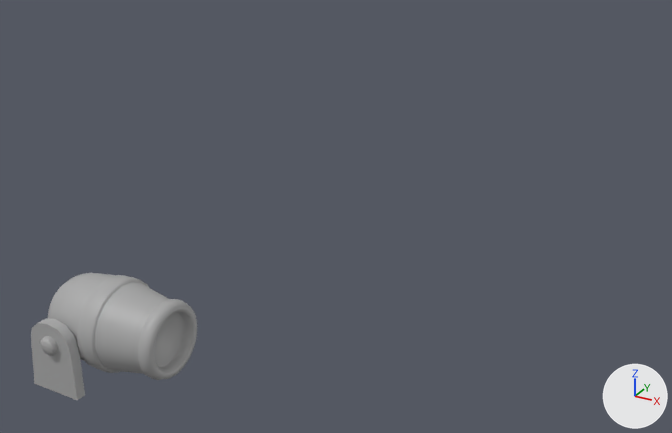
The FBX model Assets/Visuals/Animations/cannon animation.fbx: old version first, new version second.
One viewpoint serves both versions: a 50 mm camera at (7.21, -4.45, 5.67) aimed at (4.64, 0.22, 3.33). Arrows for +X, +Y and +Z are at lower right; the lights stay in place. Where no turn or scale is listed for an object, it has been applied to the vertices.
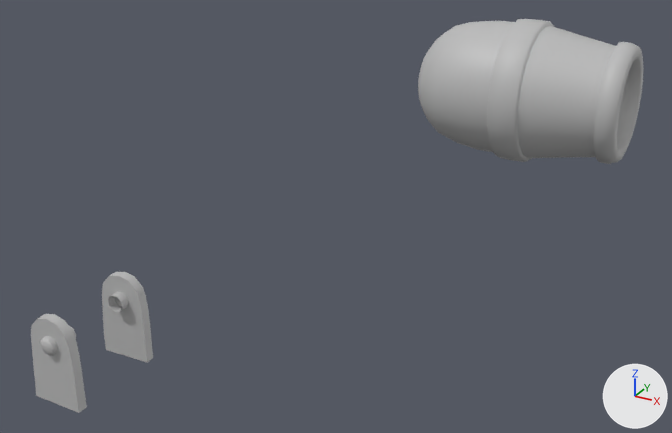
Commit message: stupid cannon being stupid again

Changed parts and their boxes (x1, y1, x2, y2) in the pictures (672 x 433 px):
'cannon_body', added: after (418, 19, 643, 164)
'pCylinder14', deleted: before (48, 273, 197, 380)
'polySurface21', moved, rescaled: before (31, 318, 85, 400); after (31, 272, 153, 413)

The change, as a diff of the scene's bpy script:
```diff
--- a/Assets/Visuals/Animations/cannon animation.fbx.py
+++ b/Assets/Visuals/Animations/cannon animation.fbx.py
@@ mat_lambert11 @@
+mat_lambert11 = principled_material('lambert11')
+mat_lambert11.base_color = (0.5, 0.5, 0.5)  # grey #bcbcbc
@@ me_mesh_1 @@
+me_mesh_1.from_pydata(...)  # 402 vertices, 420 faces; spans x 2.375..3.452, y -0.354..0.357, z 1.84..2.551
+me_mesh_1.materials.append(mat_lambert11)  # grey #bcbcbc
@@ ob_polysurface21 @@
 ob_polysurface21 = bpy.data.objects.new('polySurface21', me_mesh_001)
-ob_polysurface21.location = (2.649, 0.0, 2.044)
+ob_polysurface21.location = (2.649, 0.0, 2.011)
 ob_polysurface21.rotation_euler = (1.571, 0.0, 0.0)  # degrees (90, 0, 0)
-ob_polysurface21.scale = (0.01, 0.01, 0.01)
+ob_polysurface21.scale = (0.01, 0.0126, 0.01)
@@ ob_pcylinder14 @@
-ob_pcylinder14 = bpy.data.objects.new('pCylinder14', me_mesh)
-ob_pcylinder14.location = (2.649, 0.0, 2.163)
@@ ob_cannon_body @@
+ob_cannon_body = bpy.data.objects.new('cannon_body', me_mesh_1)
+ob_cannon_body.location = (2.914, 0.002, 2.167)
```
